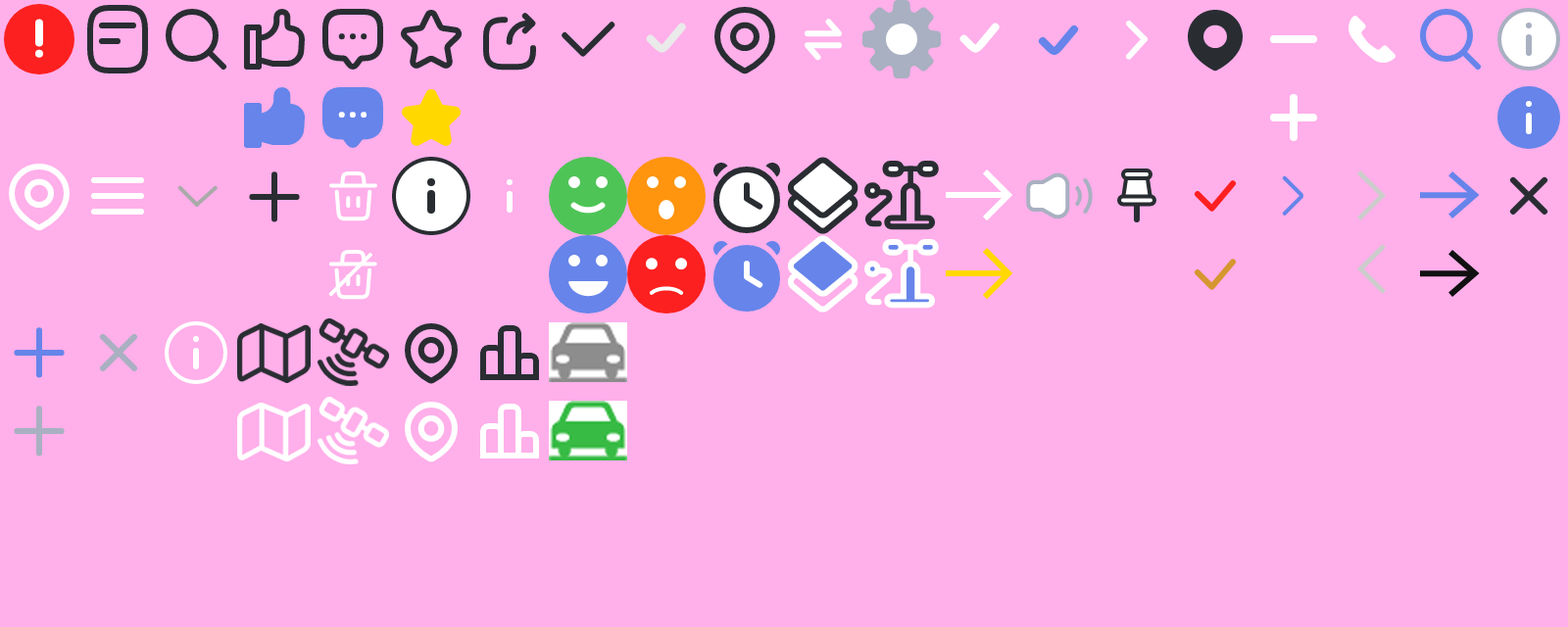
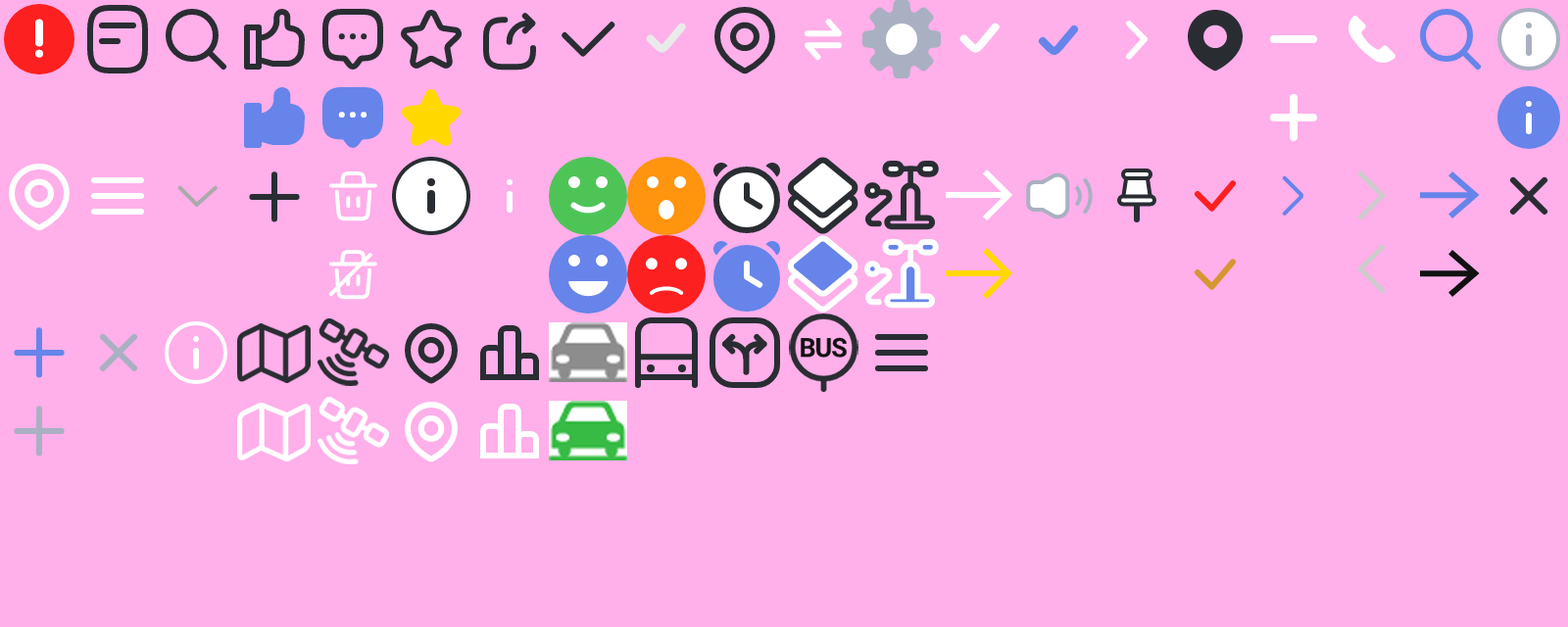
Layered file, before and after one edit (w=1568, h=627). Changes by layer:
added layer "레이어 7" in group "세번쨰 줄" over [875, 334, 929, 372]
added layer "레이어 5" in group "세번쨰 줄" over [788, 313, 859, 392]
added layer "레이어 4" in group "세번쨰 줄" over [709, 317, 781, 389]
added layer "레이어 2" in group "세번쨰 줄" over [635, 317, 698, 389]
